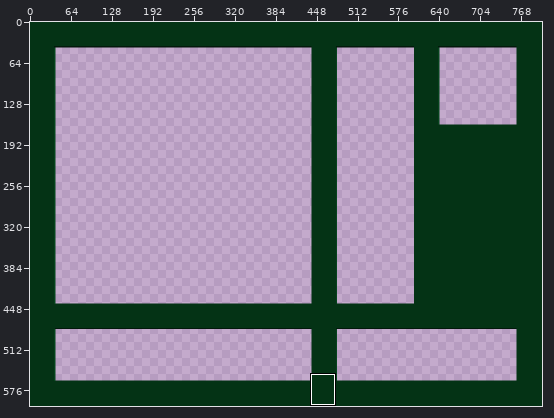
A pixel-art file gets an edit: public/images/background.aseprite. The first picture is a wide view before the edit; the outline marks the close-up.
Close-up. Earlier state:
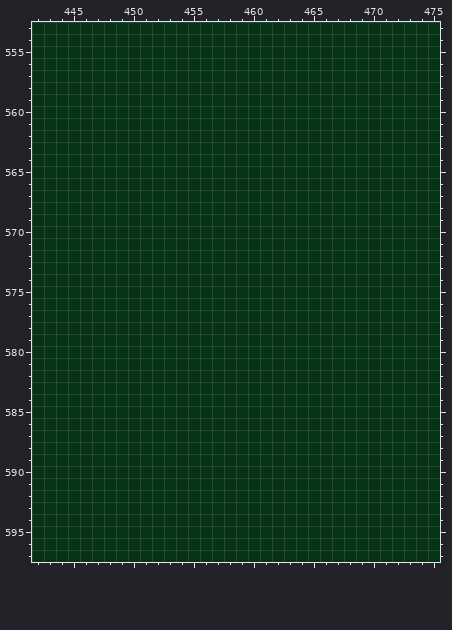
800x600 pixels, 1 frame. Shown: x 442..475, y 553..597. The commit also changed other parts of the picture, which this record leaves out.
The same view after the edit:
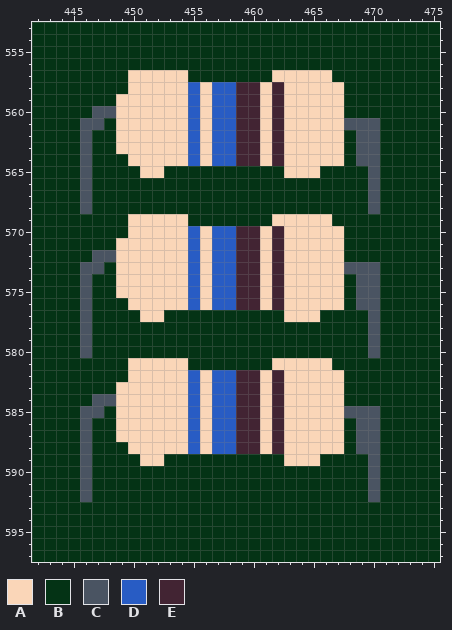
Palette (. is transparent): A #fad6b8  B #043315  C #4a5462  D #285cc4  E #422433
The edit:
--- layer "background"
@@ x 442..475 @@
 556 BBBBBBBBBBBBBBBBBBBBBBBBBBBBBBBBBB
-557 BBBBBBBBBBBBBBBBBBBBBBBBBBBBBBBBBB
-558 BBBBBBBBBBBBBBBBBBBBBBBBBBBBBBBBBB
-559 BBBBBBBBBBBBBBBBBBBBBBBBBBBBBBBBBB
-560 BBBBBBBBBBBBBBBBBBBBBBBBBBBBBBBBBB
-561 BBBBBBBBBBBBBBBBBBBBBBBBBBBBBBBBBB
-562 BBBBBBBBBBBBBBBBBBBBBBBBBBBBBBBBBB
-563 BBBBBBBBBBBBBBBBBBBBBBBBBBBBBBBBBB
-564 BBBBBBBBBBBBBBBBBBBBBBBBBBBBBBBBBB
-565 BBBBBBBBBBBBBBBBBBBBBBBBBBBBBBBBBB
-566 BBBBBBBBBBBBBBBBBBBBBBBBBBBBBBBBBB
-567 BBBBBBBBBBBBBBBBBBBBBBBBBBBBBBBBBB
-568 BBBBBBBBBBBBBBBBBBBBBBBBBBBBBBBBBB
-569 BBBBBBBBBBBBBBBBBBBBBBBBBBBBBBBBBB
-570 BBBBBBBBBBBBBBBBBBBBBBBBBBBBBBBBBB
-571 BBBBBBBBBBBBBBBBBBBBBBBBBBBBBBBBBB
-572 BBBBBBBBBBBBBBBBBBBBBBBBBBBBBBBBBB
-573 BBBBBBBBBBBBBBBBBBBBBBBBBBBBBBBBBB
-574 BBBBBBBBBBBBBBBBBBBBBBBBBBBBBBBBBB
-575 BBBBBBBBBBBBBBBBBBBBBBBBBBBBBBBBBB
-576 BBBBBBBBBBBBBBBBBBBBBBBBBBBBBBBBBB
-577 BBBBBBBBBBBBBBBBBBBBBBBBBBBBBBBBBB
-578 BBBBBBBBBBBBBBBBBBBBBBBBBBBBBBBBBB
-579 BBBBBBBBBBBBBBBBBBBBBBBBBBBBBBBBBB
-580 BBBBBBBBBBBBBBBBBBBBBBBBBBBBBBBBBB
-581 BBBBBBBBBBBBBBBBBBBBBBBBBBBBBBBBBB
-582 BBBBBBBBBBBBBBBBBBBBBBBBBBBBBBBBBB
-583 BBBBBBBBBBBBBBBBBBBBBBBBBBBBBBBBBB
-584 BBBBBBBBBBBBBBBBBBBBBBBBBBBBBBBBBB
-585 BBBBBBBBBBBBBBBBBBBBBBBBBBBBBBBBBB
-586 BBBBBBBBBBBBBBBBBBBBBBBBBBBBBBBBBB
-587 BBBBBBBBBBBBBBBBBBBBBBBBBBBBBBBBBB
-588 BBBBBBBBBBBBBBBBBBBBBBBBBBBBBBBBBB
-589 BBBBBBBBBBBBBBBBBBBBBBBBBBBBBBBBBB
-590 BBBBBBBBBBBBBBBBBBBBBBBBBBBBBBBBBB
-591 BBBBBBBBBBBBBBBBBBBBBBBBBBBBBBBBBB
-592 BBBBBBBBBBBBBBBBBBBBBBBBBBBBBBBBBB
+557 BBBBBBBBAAAAABBBBBBBAAAAABBBBBBBBB
+558 BBBBBBBBAAAAADADDEEAEAAAAABBBBBBBB
+559 BBBBBBBAAAAAADADDEEAEAAAAABBBBBBBB
+560 BBBBBCCAAAAAADADDEEAEAAAAABBBBBBBB
+561 BBBBCCBAAAAAADADDEEAEAAAAACCCBBBBB
+562 BBBBCBBAAAAAADADDEEAEAAAAABCCBBBBB
+563 BBBBCBBAAAAAADADDEEAEAAAAABCCBBBBB
+564 BBBBCBBBAAAAADADDEEAEAAAAABCCBBBBB
+565 BBBBCBBBBAABBBBBBBBBBAAABBBBCBBBBB
+566 BBBBCBBBBBBBBBBBBBBBBBBBBBBBCBBBBB
+567 BBBBCBBBBBBBBBBBBBBBBBBBBBBBCBBBBB
+568 BBBBCBBBBBBBBBBBBBBBBBBBBBBBCBBBBB
+569 BBBBBBBBAAAAABBBBBBBAAAAABBBBBBBBB
+570 BBBBBBBBAAAAADADDEEAEAAAAABBBBBBBB
+571 BBBBBBBAAAAAADADDEEAEAAAAABBBBBBBB
+572 BBBBBCCAAAAAADADDEEAEAAAAABBBBBBBB
+573 BBBBCCBAAAAAADADDEEAEAAAAACCCBBBBB
+574 BBBBCBBAAAAAADADDEEAEAAAAABCCBBBBB
+575 BBBBCBBAAAAAADADDEEAEAAAAABCCBBBBB
+576 BBBBCBBBAAAAADADDEEAEAAAAABCCBBBBB
+577 BBBBCBBBBAABBBBBBBBBBAAABBBBCBBBBB
+578 BBBBCBBBBBBBBBBBBBBBBBBBBBBBCBBBBB
+579 BBBBCBBBBBBBBBBBBBBBBBBBBBBBCBBBBB
+580 BBBBCBBBBBBBBBBBBBBBBBBBBBBBCBBBBB
+581 BBBBBBBBAAAAABBBBBBBAAAAABBBBBBBBB
+582 BBBBBBBBAAAAADADDEEAEAAAAABBBBBBBB
+583 BBBBBBBAAAAAADADDEEAEAAAAABBBBBBBB
+584 BBBBBCCAAAAAADADDEEAEAAAAABBBBBBBB
+585 BBBBCCBAAAAAADADDEEAEAAAAACCCBBBBB
+586 BBBBCBBAAAAAADADDEEAEAAAAABCCBBBBB
+587 BBBBCBBAAAAAADADDEEAEAAAAABCCBBBBB
+588 BBBBCBBBAAAAADADDEEAEAAAAABCCBBBBB
+589 BBBBCBBBBAABBBBBBBBBBAAABBBBCBBBBB
+590 BBBBCBBBBBBBBBBBBBBBBBBBBBBBCBBBBB
+591 BBBBCBBBBBBBBBBBBBBBBBBBBBBBCBBBBB
+592 BBBBCBBBBBBBBBBBBBBBBBBBBBBBCBBBBB
 593 BBBBBBBBBBBBBBBBBBBBBBBBBBBBBBBBBB
Pixel boxes of the changes (left, top, right, bottom) in both close-ups:
changed: (80, 70, 380, 502)
